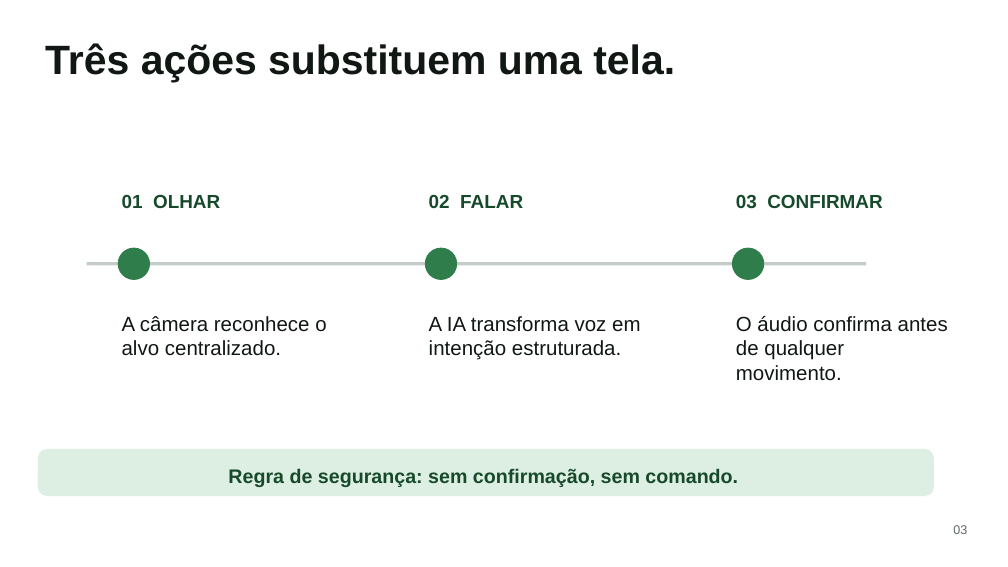
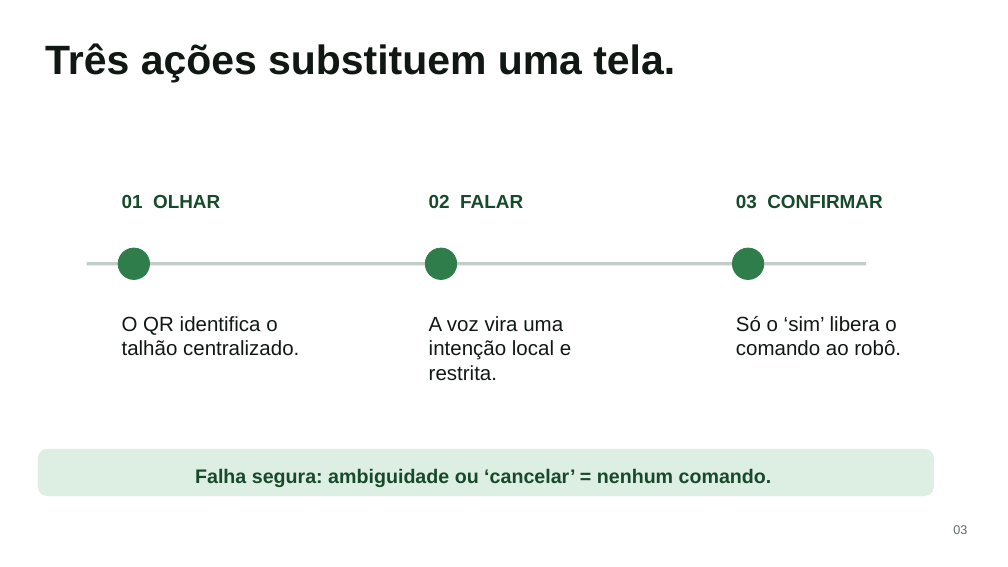
Before and after one commit to vvvvvdal/maestro-agricola, a slide deck: slide 3 of docs/pitch/Maestro-Agricola-Pitch.pptx. Drawn at 1008x567 pixels with LibreOffice and Linux fonts; fonts in the diff are those of the drawing. Boxes give left, top, right and bottom in pixels: in the first picture for what was removed or moved away, otherwise in the second. Text is boxed around its words. In the diff, an @@ line names an element or a change of style, - is before the commit and + after.

```diff
--- a/docs/pitch/Maestro-Agricola-Pitch.pptx
+++ b/docs/pitch/Maestro-Agricola-Pitch.pptx
@@ text at (122, 316, 299, 356): text changed @@
-A câmera reconhece o alvo centralizado.
+O QR identifica o talhão centralizado.
@@ text at (429, 316, 571, 381): text changed @@
-A IA transforma voz em intenção estruturada.
+A voz vira uma intenção local e restrita.
@@ text at (736, 316, 901, 356): text changed @@
-O áudio confirma antes de qualquer movimento.
+Só o ‘sim’ libera o comando ao robô.
@@ text at (195, 468, 772, 487): text changed @@
-Regra de segurança: sem confirmação, sem comando.
+Falha segura: ambiguidade ou ‘cancelar’ = nenhum comando.
```
Also in this commit, not shown: 3 other slides changed, 3 other files.
